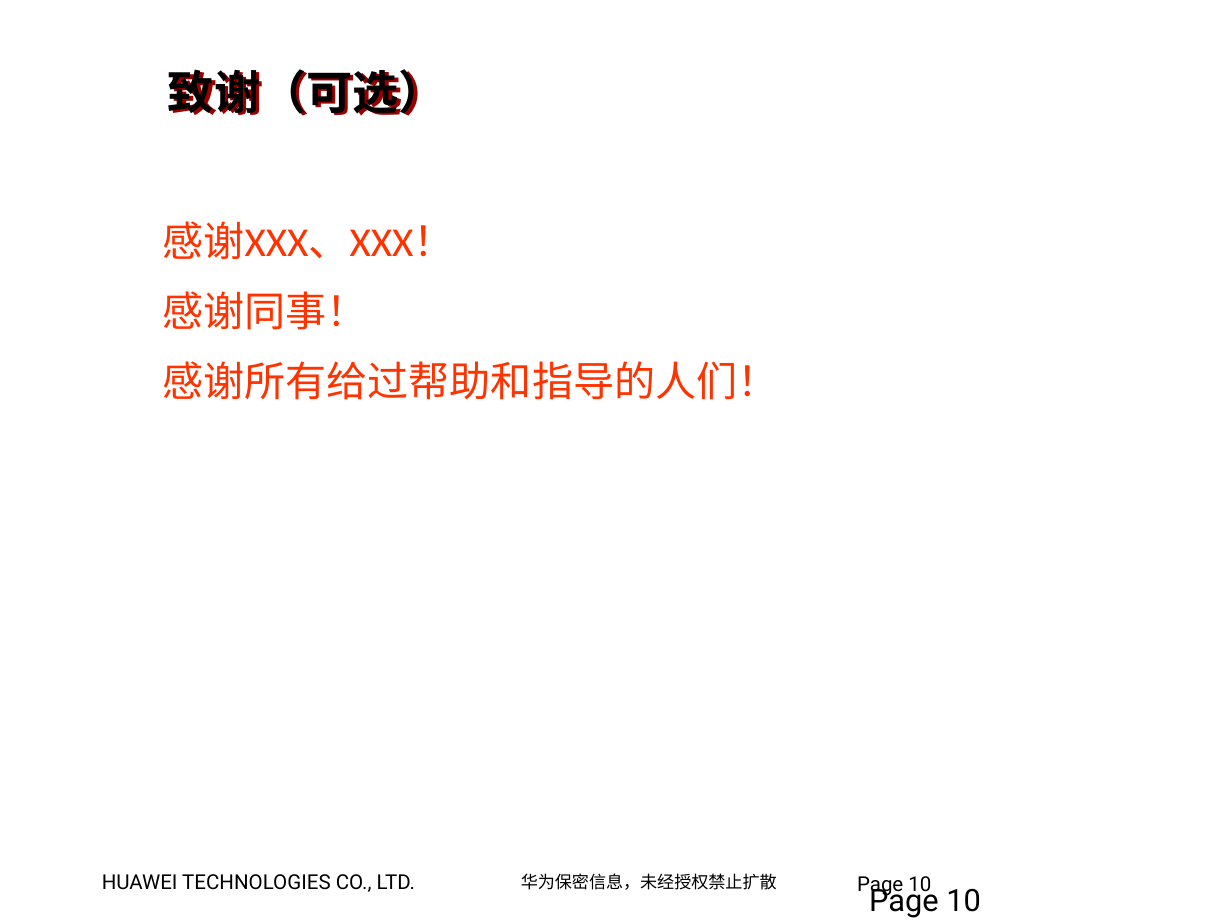
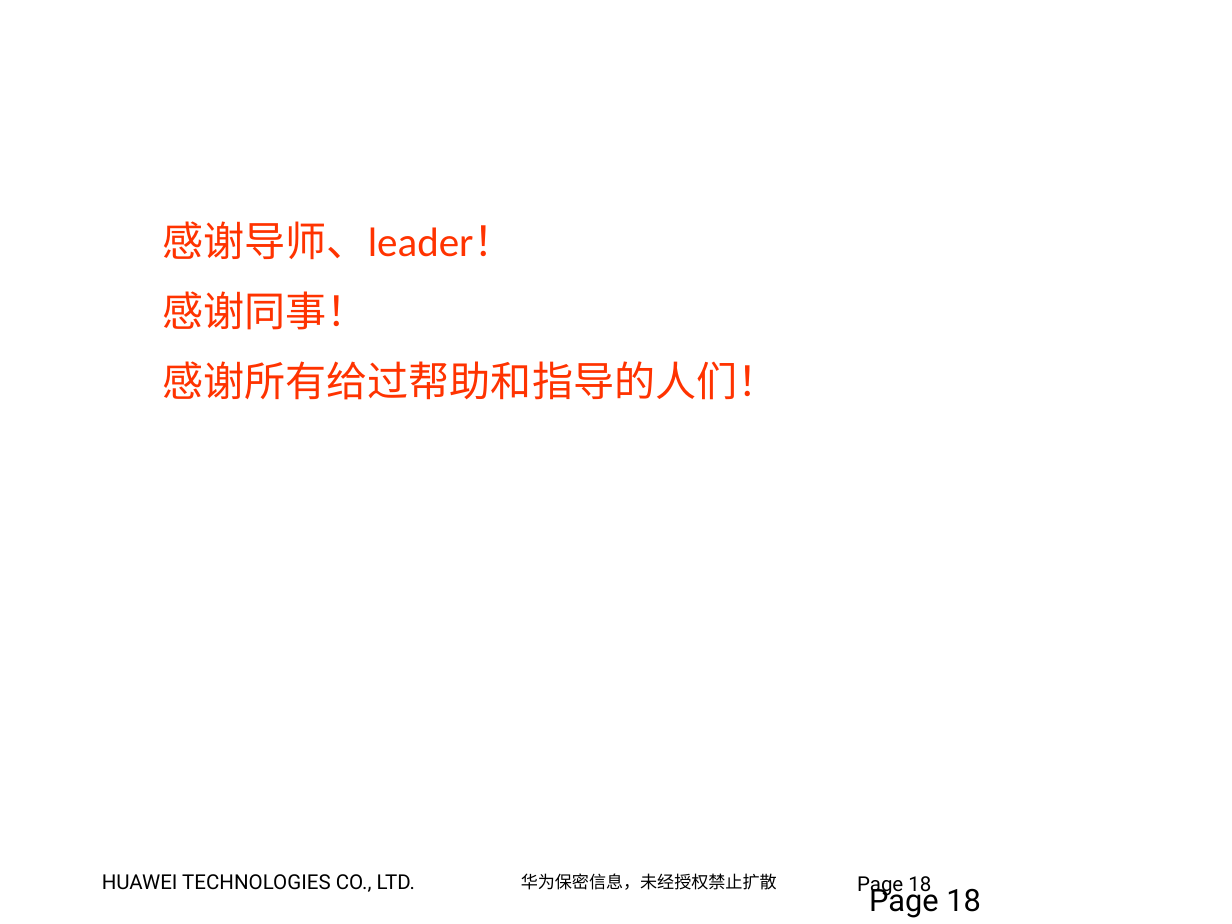
Before and after one commit to jumpjumpdog/Company, a slide deck: slide 18 of LTE产品部实习生转录用答辩模板.pptx (slide 10 before the commit). Drawn at 1232x924 pixels with LibreOffice and Linux fonts; fonts in the diff are those of the drawing; background and template pictures are left out. Boxes give left, top, right and bottom in pixels: in the first picture for what was removed or moved away, otherwise in the second. Text is boxed around its words. In the diff, an @@ line names an element or a change of style, - is before the commit and + after.

```diff
--- a/LTE产品部实习生转录用答辩模板.pptx
+++ b/LTE产品部实习生转录用答辩模板.pptx
@@ text removed at <box>168,69,445,116</box> @@
-致谢（可选）
@@ text at <box>162,221,514,260</box>: text changed @@
-感谢XXX、XXX！
+感谢导师、leader！
@@ page number at <box>857,876,931,897</box>: text changed @@
-Page 10
+Page 18
@@ page number at <box>869,883,981,918</box>: text changed @@
-Page 10
+Page 18
```
Also in this commit, not shown: 4 other slides changed, 11 slides added, 3 slides removed, 8 other files.
